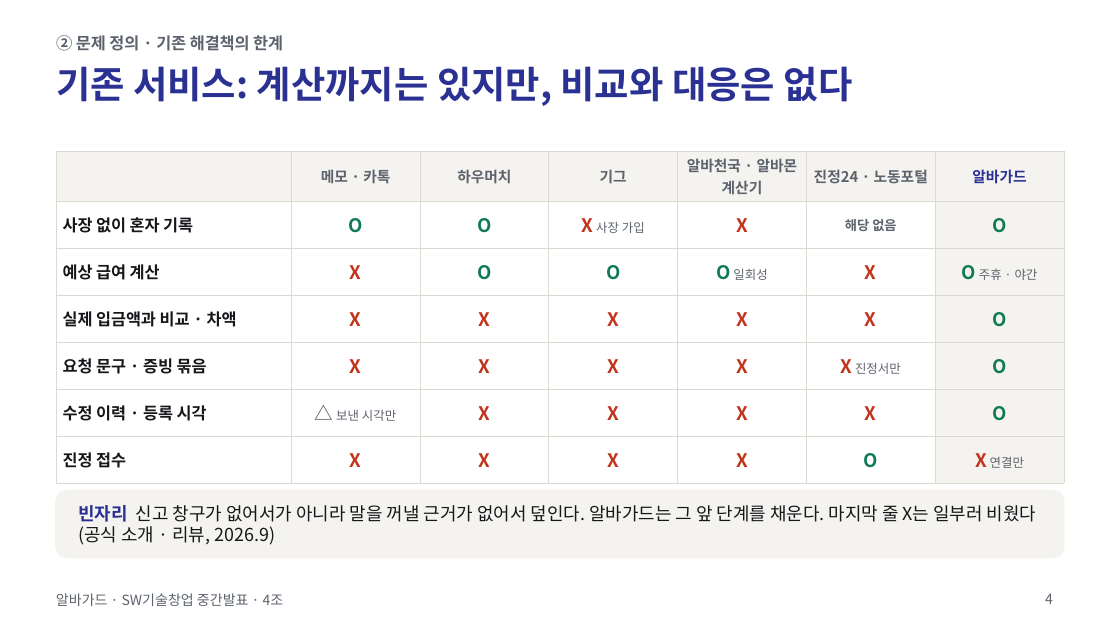
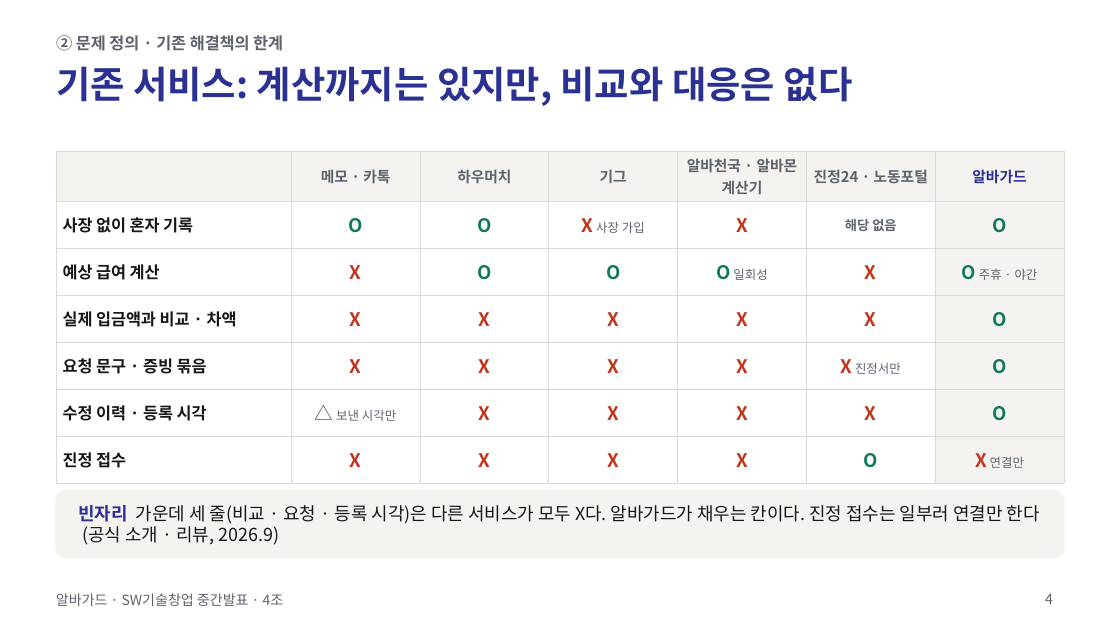
Before and after one commit to jihooni217/albaguard, a slide deck: slide 4 of docs/06_중간발표_PPT.pptx. Drawn at 1120x630 pixels with LibreOffice and Linux fonts; fonts in the diff are those of the drawing. Boxes give left, top, right and bottom in pixels: in the first picture for what was removed or moved away, otherwise in the second. Text is boxed around its words. In the diff, an @@ line names an element or a change of style, - is before the commit and + after.

```diff
--- a/docs/06_중간발표_PPT.pptx
+++ b/docs/06_중간발표_PPT.pptx
@@ text at [78,505,1040,545]: text changed @@
-빈자리 신고 창구가 없어서가 아니라 말을 꺼낼 근거가 없어서 덮인다. 알바가드는 그 앞 단계를 채운다. 마지막 줄 X는 일부러 비웠다 (공식 소개 · 리뷰, 2026.9)
+빈자리 가운데 세 줄(비교 · 요청 · 등록 시각)은 다른 서비스가 모두 X다. 알바가드가 채우는 칸이다. 진정 접수는 일부러 연결만 한다 (공식 소개 · 리뷰, 2026.9)
```
Also in this commit, not shown: 1 other slide changed, 4 other files.
